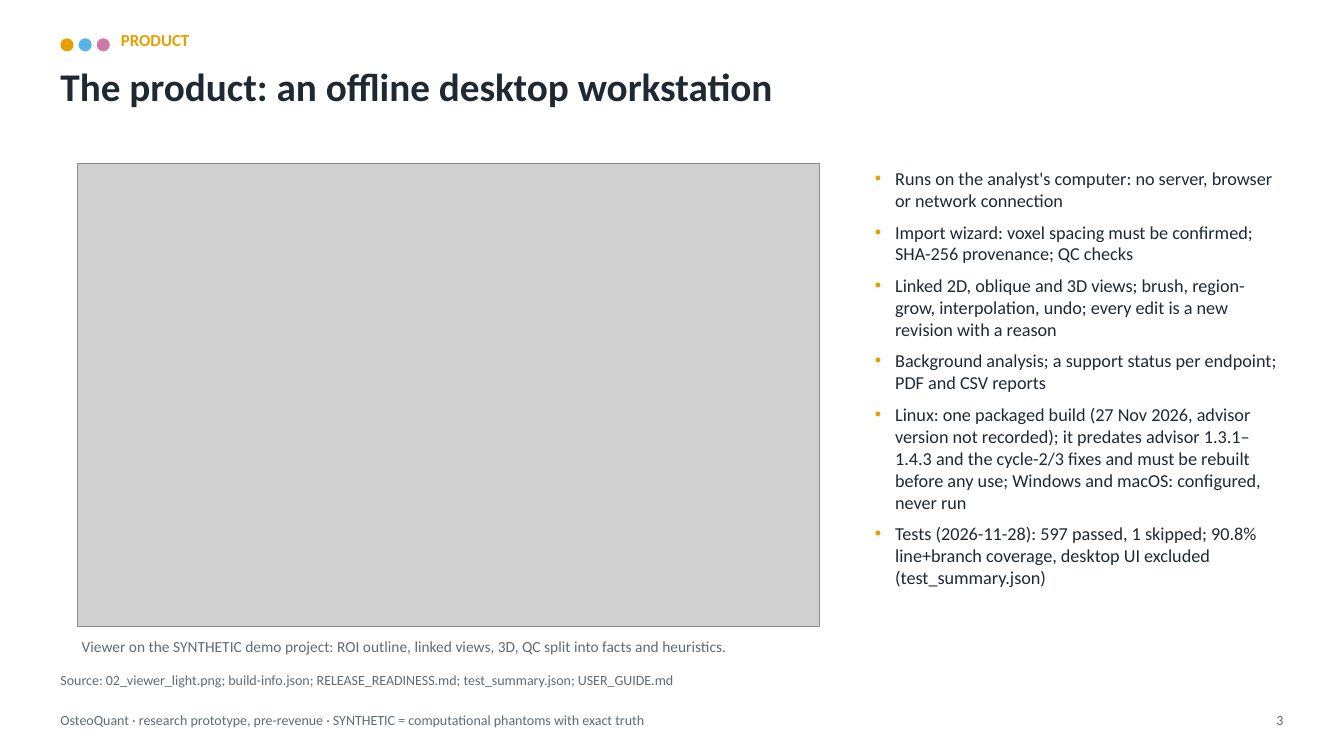
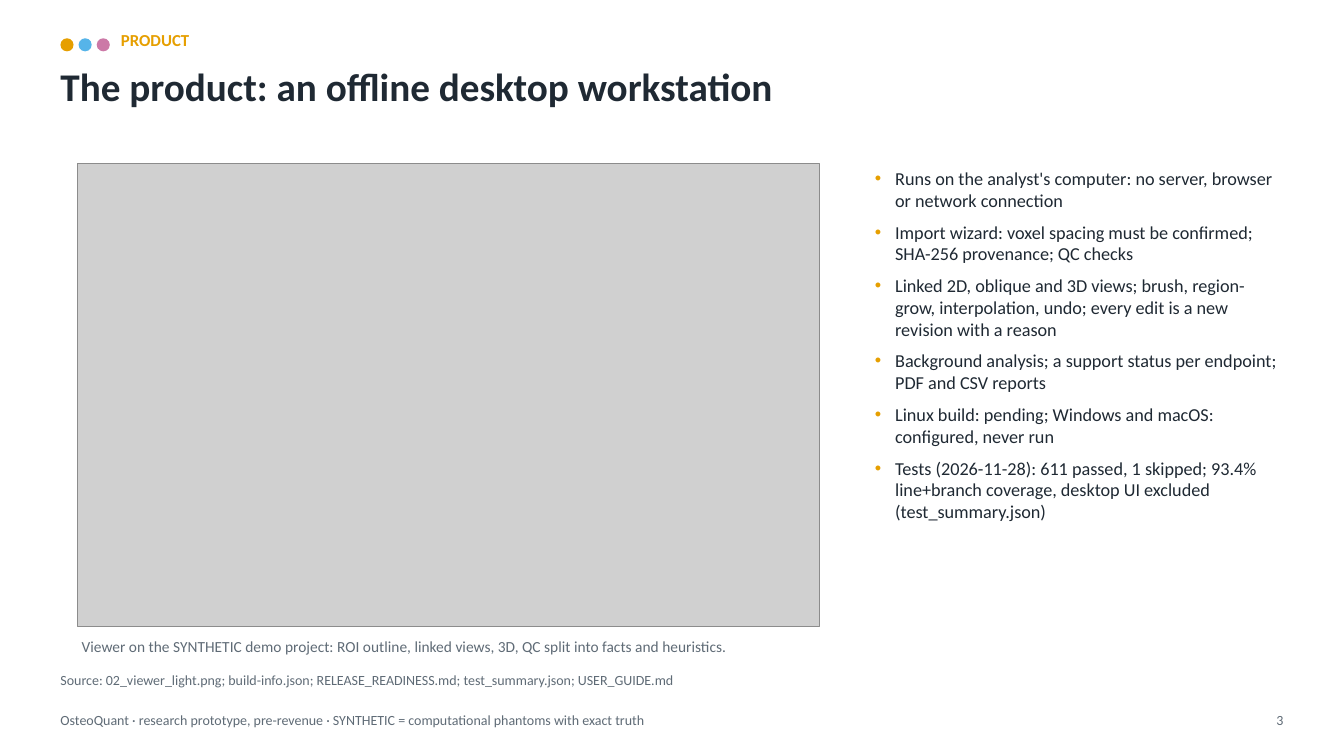
Before and after one commit to arnavhiteshpatel-cloud/playground, a slide deck: slide 3 of investor/OsteoQuant_Commercial_Pilot_Deck.pptx. Drawn at 1344x756 pixels with LibreOffice and Linux fonts; fonts in the diff are those of the drawing; grey boxes stand for pictures. Boxes give left, top, right and bottom in pixels: in the first picture for what was removed or moved away, otherwise in the second. Text is boxed around its words. In the diff, an @@ line names an element or a change of style, - is before the commit and + after.

```diff
--- a/investor/OsteoQuant_Commercial_Pilot_Deck.pptx
+++ b/investor/OsteoQuant_Commercial_Pilot_Deck.pptx
@@ text at bbox=[895, 408, 1256, 521]: text changed @@
-• Linux: one packaged build (27 Nov 2026, advisor version not recorded); it predates advisor 1.3.1–1.4.3 and the cycle-2/3 fixes and must be rebuilt before any use; Windows and macOS: configured, never run
-• Tests (2026-11-28): 597 passed, 1 skipped; 90.8% line+branch coverage, desktop UI excluded (test_summary.json)
+• Linux build: pending; Windows and macOS: configured, never run
+• Tests (2026-11-28): 611 passed, 1 skipped; 93.4% line+branch coverage, desktop UI excluded (test_summary.json)
```
Also in this commit, not shown: 1 other slide changed, 23 other files.
